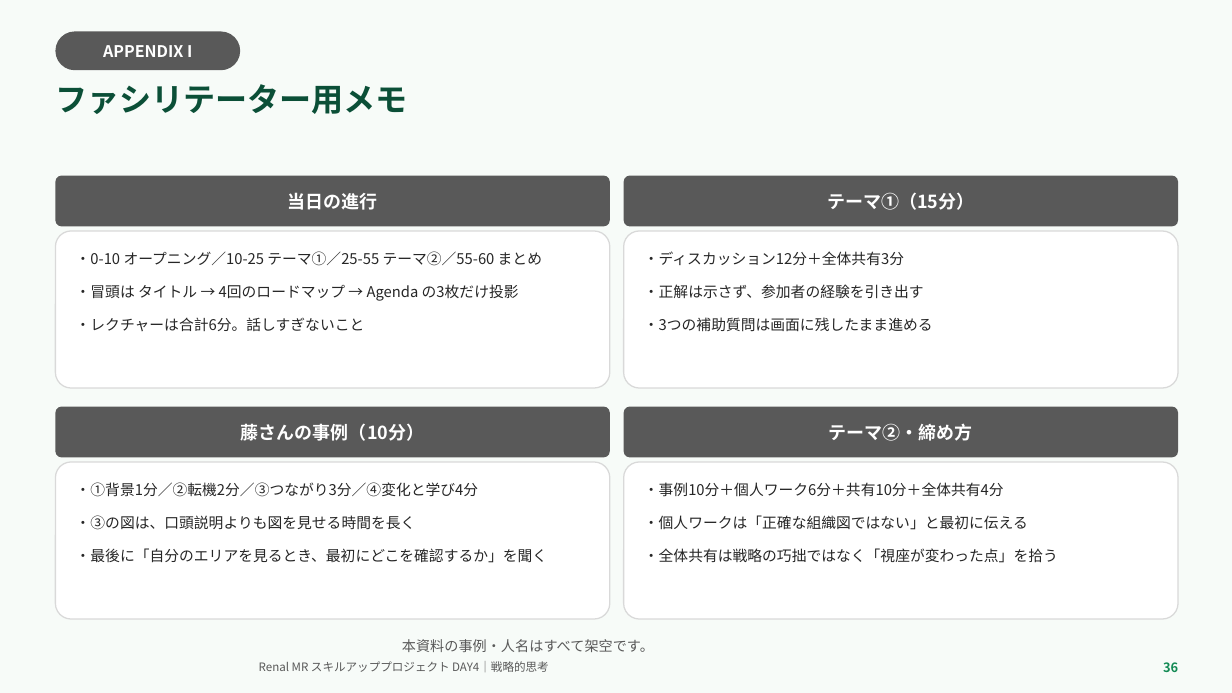
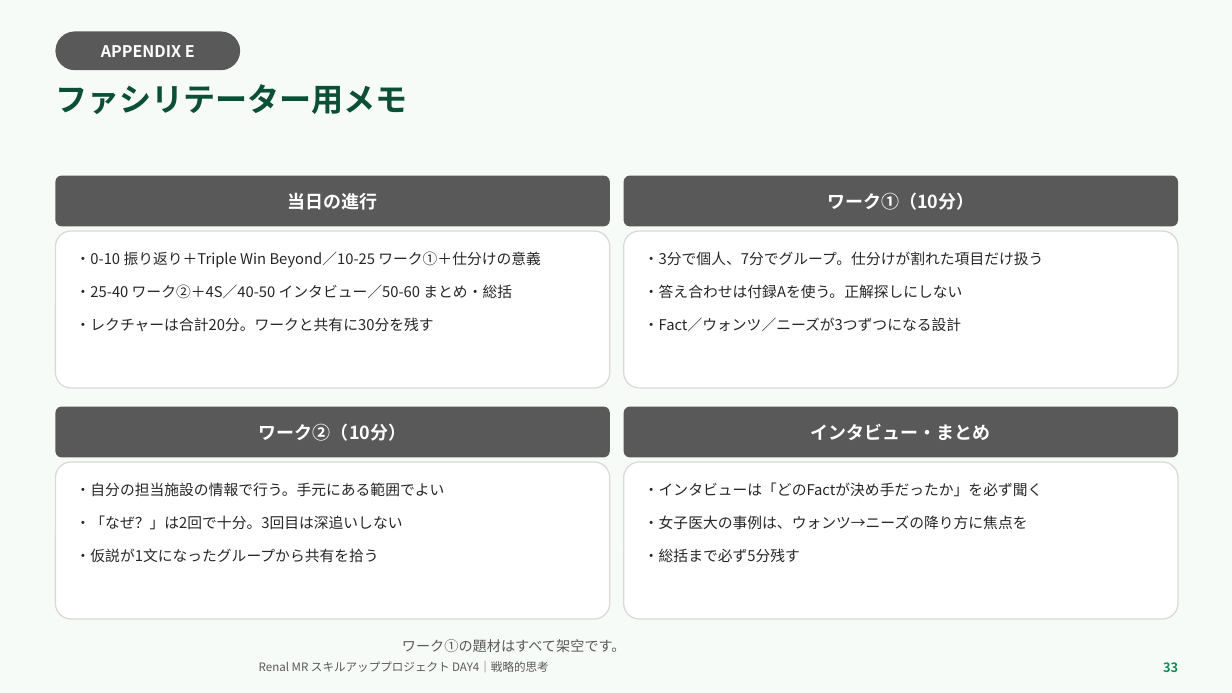
Before and after one commit to TAKUYA-1187/Claude, a slide deck: slide 33 of novartis_training/DAY4_ちょっと分かるだけで世界が変わる.pptx (slide 36 before the commit). Drawn at 1232x693 pixels with LibreOffice and Linux fonts; fonts in the diff are those of the drawing; background and template pictures are left out. Boxes give left, top, right and bottom in pixels: in the first picture for what was removed or moved away, otherwise in the second. Text is boxed around its words. In the diff, an @@ line names an element or a change of style, - is before the commit and + after.

```diff
--- a/novartis_training/DAY4_ちょっと分かるだけで世界が変わる.pptx
+++ b/novartis_training/DAY4_ちょっと分かるだけで世界が変わる.pptx
@@ text in rounded rectangle at [101, 45, 195, 57]: text changed @@
-APPENDIX I
+APPENDIX E
@@ text in rounded rectangle at [827, 192, 974, 210]: text changed @@
-テーマ①（15分）
+ワーク①（10分）
@@ text in rounded rectangle at [76, 251, 541, 331]: text changed @@
-・0-10 オープニング／10-25 テーマ①／25-55 テーマ②／55-60 まとめ
-・冒頭は タイトル → 4回のロードマップ → Agenda の3枚だけ投影
-・レクチャーは合計6分。話しすぎないこと
+・0-10 振り返り＋Triple Win Beyond／10-25 ワーク①＋仕分けの意義
+・25-40 ワーク②＋4S／40-50 インタビュー／50-60 まとめ・総括
+・レクチャーは合計20分。ワークと共有に30分を残す
@@ text in rounded rectangle at [644, 251, 1043, 331]: text changed @@
-・ディスカッション12分＋全体共有3分
-・正解は示さず、参加者の経験を引き出す
-・3つの補助質問は画面に残したまま進める
+・3分で個人、7分でグループ。仕分けが割れた項目だけ扱う
+・答え合わせは付録Aを使う。正解探しにしない
+・Fact／ウォンツ／ニーズが3つずつになる設計
@@ text in rounded rectangle at [259, 423, 406, 441]: text changed @@
-藤さんの事例（10分）
+ワーク②（10分）
@@ text in rounded rectangle at [811, 424, 991, 440]: text changed @@
-テーマ②・締め方
+インタビュー・まとめ
@@ text in rounded rectangle at [76, 482, 445, 562]: text changed @@
-・①背景1分／②転機2分／③つながり3分／④変化と学び4分
-・③の図は、口頭説明よりも図を見せる時間を長く
-・最後に「自分のエリアを見るとき、最初にどこを確認するか」を聞く
+・自分の担当施設の情報で行う。手元にある範囲でよい
+・「なぜ？」は2回で十分。3回目は深追いしない
+・仮説が1文になったグループから共有を拾う
@@ text in rounded rectangle at [644, 482, 1042, 562]: text changed @@
-・事例10分＋個人ワーク6分＋共有10分＋全体共有4分
-・個人ワークは「正確な組織図ではない」と最初に伝える
-・全体共有は戦略の巧拙ではなく「視座が変わった点」を拾う
+・インタビューは「どのFactが決め手だったか」を必ず聞く
+・女子医大の事例は、ウォンツ→ニーズの降り方に焦点を
+・総括まで必ず5分残す
@@ text at [402, 639, 626, 652]: text changed @@
-本資料の事例・人名はすべて架空です。
+ワーク①の題材はすべて架空です。
@@ text at [1163, 662, 1178, 672]: text changed @@
-36
+33
```
Also in this commit, not shown: 16 other slides changed, 10 slides added, 13 slides removed, 2 other files.
